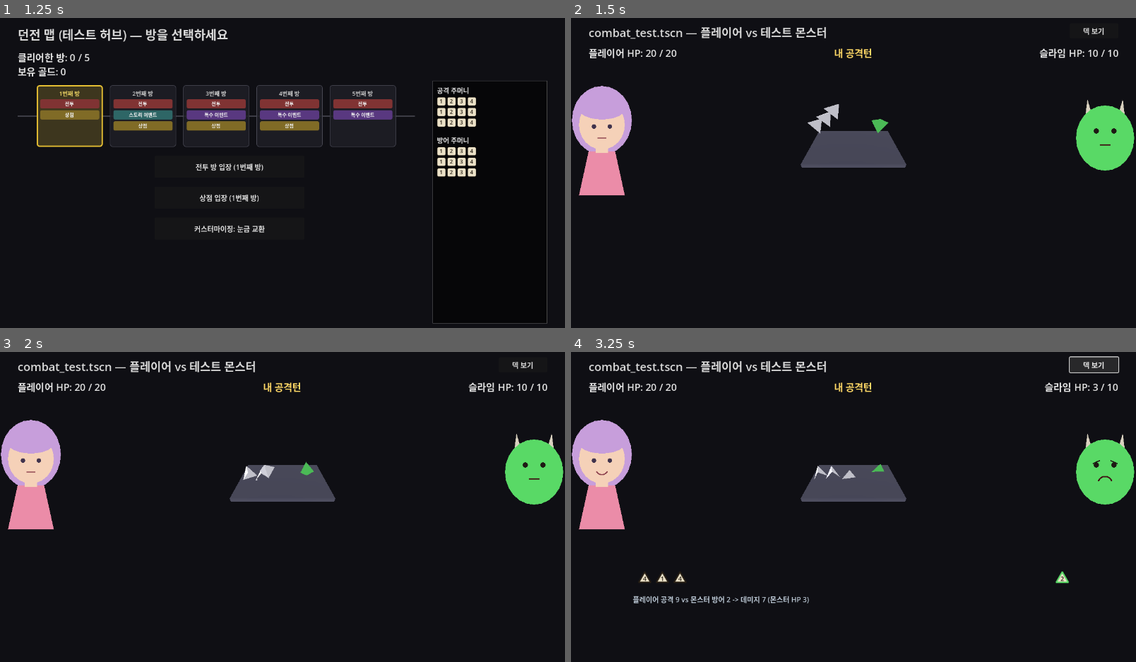
Above: before the commit, frames 1-4 (two rows, left to right).
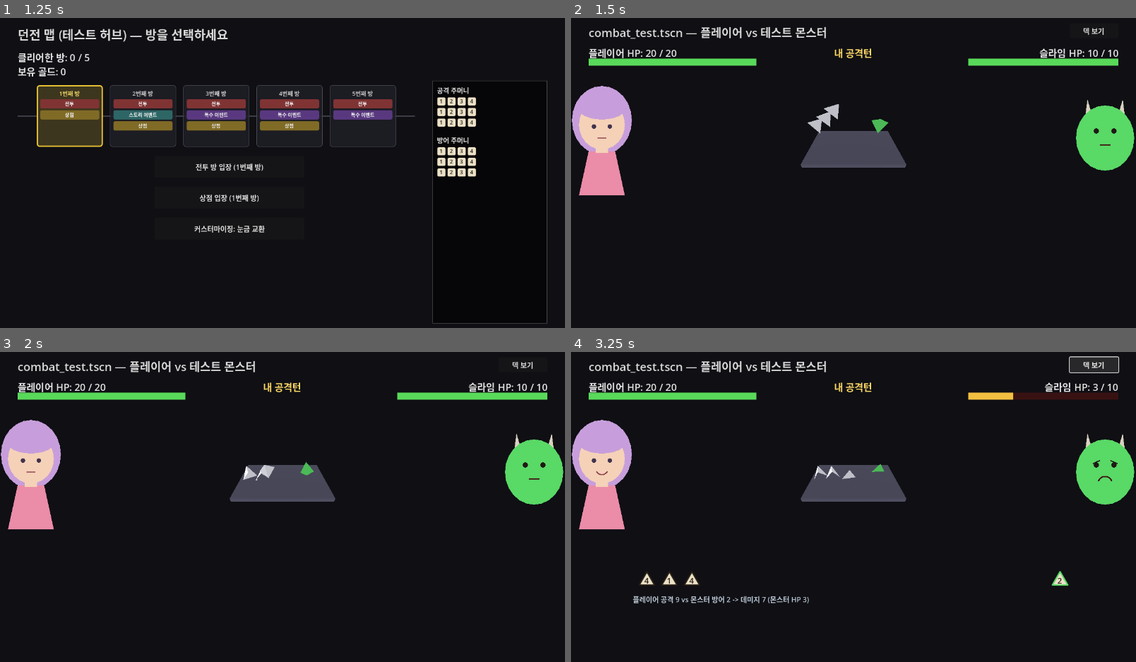
Above: after the commit, the same moments.

Repository: YGseok/ProjectD
Game: Godot game, scene res://code/scenes/character_select.tscn
Same seed, same stepped clock (60 frames per second), same inputs: the game is played once before the commit and once after it.
Inputs:
- Up to frame 1 (1.25 s): click "던전 시작" at 0.5 s
- Up to frame 2 (1.5 s): click "전투 방 입장 (1번째 방)" at 1.25 s
- Up to frame 3 (2 s): no input
- Up to frame 4 (3.25 s): click "덱 보기" at 2 s; click "덱 닫기" at 2.75 s

Frame 1 is identical in both runs. In frame 2, 1.4% of the frame differs, in the area x 3-97%, y 12-16%; in frame 3, 1.4%; in frame 4, 1.6%, in the area x 3-97%, y 12-76%.

Commit message:
feat: 전투 화면에 HP 막대 추가, 다이스 결과 칩 사이즈업
INBOX.md 피드백(2026-09-09) "전투의 재미가 없다, 다이스 값이 잘 안 보인다" /
"체력바 추가 등 정보를 이미지로 표현하는게 좋겠다" 반영.

- combat_test.tscn: 플레이어/몬스터 HP 막대(배경+채움 ColorRect) 추가
- combat_test.gd: _update_hp_bar()로 hp 비율에 따라 막대 너비/색(초록/주황/빨강) 갱신
- EXCHANGE_CHIP_SIZE 34→44px로 확대해 다이스 결과값을 더 크고 잘 보이게 함
- qa_out/combat_test_hpbars.png로 겹침/크래시 없음 확인, dice_test 회귀 56개 전체 PASS

Diff:
--- a/code/scenes/combat_test.gd
+++ b/code/scenes/combat_test.gd
@@ -67,6 +67,8 @@
 
 @onready var player_hp_label: Label = $PlayerHPLabel
 @onready var monster_hp_label: Label = $MonsterHPLabel
+@onready var player_hp_bar_fill: ColorRect = $PlayerHPBarFill
+@onready var monster_hp_bar_fill: ColorRect = $MonsterHPBarFill
 @onready var turn_label: Label = $TurnLabel
 @onready var log_label: Label = $LogLabel
 @onready var dice_root: Node3D = $DiceViewportContainer/DiceViewport/DiceRoot
@@ -81,6 +83,17 @@
 var player_hp := 20
 const PLAYER_MAX_HP := 20
 
+## INBOX.md 피드백(2026-09-09) "체력바 추가 등 정보를 텍스트보다 이미지로 표현하는게
+## 좋을 듯" — HP를 텍스트 라벨뿐 아니라 채워진 정도로 보여주는 막대(ColorRect 2장,
+## combat_test.tscn 참고)를 추가한다. 너비는 각 Bg/Fill의 tscn 초기 크기와 맞춰둠.
+const PLAYER_HP_BAR_WIDTH := 380.0
+const MONSTER_HP_BAR_WIDTH := 340.0
+## 체력 비율에 따라 초록(넉넉) -> 주황(경고) -> 빨강(위험)으로 막대 색이 바뀐다 —
+## "쪼이는 맛"(위기감)을 색으로도 드러내기 위함.
+const HP_BAR_COLOR_HIGH := Color(0.35, 0.85, 0.35)
+const HP_BAR_COLOR_MID := Color(0.95, 0.75, 0.25)
+const HP_BAR_COLOR_LOW := Color(0.9, 0.25, 0.25)
+
 var monster_hp: int
 var monster_max_hp: int
 var monster_attack_bag: DiceBag
@@ -100,9 +113,13 @@
 ## 지우고 새로 그린다 (INBOX.md 2026-09-03: "전투 시 어떤 주사위에서 어떤 값이
 ## 나왔는지 이미지로 보이면 좋겠다").
 var _exchange_chip_nodes: Array[Node] = []
-const EXCHANGE_CHIP_SIZE := 34.0
-const EXCHANGE_CHIP_GAP := 6.0
-const EXCHANGE_CHIP_Y := 505.0
+## INBOX.md 피드백(2026-09-09) "전투의 재미가 없다. 다이스 값이 잘 안보여서 쪼이는 맛이
+## 덜하다" — 칩 크기를 34 -> 44로 키워 값이 더 잘 보이게 함(라벨 폰트 크기는
+## ShapeDieChip이 size.y 비례로 자동 조정하므로 숫자도 함께 커짐). Y좌표는 다이스
+## 개수가 많을 때(최대 한 줄) LogLabel(y=556)과 안 겹치도록 같이 조정.
+const EXCHANGE_CHIP_SIZE := 44.0
+const EXCHANGE_CHIP_GAP := 7.0
+const EXCHANGE_CHIP_Y := 504.0
 
 ## 커스터마이징(눈금 교환)은 이제 code/scenes/customize_panel.gd(CustomizePanel)
 ## 하나로 통합됨 — 승리 보상 화면의 "커스터마이징" 버튼도 이 화면 전용 로직 대신 그
@@ -439,6 +456,21 @@
 func _update_labels() -> void:
 	player_hp_label.text = "플레이어 HP: %d / %d" % [player_hp, PLAYER_MAX_HP]
 	monster_hp_label.text = "%s HP: %d / %d" % [monster_name, monster_hp, monster_max_hp]
+	_update_hp_bar(player_hp_bar_fill, PLAYER_HP_BAR_WIDTH, player_hp, PLAYER_MAX_HP)
+	_update_hp_bar(monster_hp_bar_fill, MONSTER_HP_BAR_WIDTH, monster_hp, monster_max_hp)
+
+
+## fill(ColorRect)의 너비를 hp/max_hp 비율만큼 줄이고(왼쪽 기준 고정, 오른쪽부터
+## 닳는 형태), 남은 비율에 따라 초록->주황->빨강으로 색을 바꾼다.
+func _update_hp_bar(fill: ColorRect, full_width: float, hp: int, max_hp: int) -> void:
+	var ratio: float = clamp(float(hp) / max_hp, 0.0, 1.0) if max_hp > 0 else 0.0
+	fill.size.x = full_width * ratio
+	if ratio > 0.5:
+		fill.color = HP_BAR_COLOR_HIGH
+	elif ratio > 0.25:
+		fill.color = HP_BAR_COLOR_MID
+	else:
+		fill.color = HP_BAR_COLOR_LOW
 
 
 func _append_log(line: String) -> void:
--- a/code/scenes/combat_test.tscn
+++ b/code/scenes/combat_test.tscn
@@ -75,6 +75,34 @@
 horizontal_alignment = 2
 text = "몬스터 HP: 10 / 10"
 label_settings = SubResource("LabelSettings_hp")
+
+[node name="PlayerHPBarBg" type="ColorRect" parent="."]
+offset_left = 40.0
+offset_top = 100.0
+offset_right = 420.0
+offset_bottom = 116.0
+color = Color(0.22, 0.07, 0.07, 1)
+
+[node name="PlayerHPBarFill" type="ColorRect" parent="."]
+offset_left = 40.0
+offset_top = 100.0
+offset_right = 420.0
+offset_bottom = 116.0
+color = Color(0.35, 0.85, 0.35, 1)
+
+[node name="MonsterHPBarBg" type="ColorRect" parent="."]
+offset_left = 900.0
+offset_top = 100.0
+offset_right = 1240.0
+offset_bottom = 116.0
+color = Color(0.22, 0.07, 0.07, 1)
+
+[node name="MonsterHPBarFill" type="ColorRect" parent="."]
+offset_left = 900.0
+offset_top = 100.0
+offset_right = 1240.0
+offset_bottom = 116.0
+color = Color(0.35, 0.85, 0.35, 1)
 
 [node name="TurnLabel" type="Label" parent="."]
 offset_left = 440.0
Not shown, changed: docs/STATUS.md
Not shown, changed: docs/STATUS_ARCHIVE.md
Not shown, changed: docs/feedback/INBOX.md
